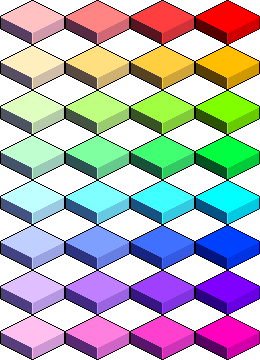
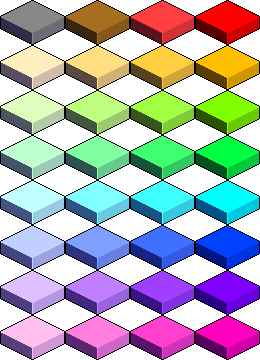
Layered file, before and after one edit (260px x 360px). Changes by layer:
pixels changed over [1, 1, 129, 44] (layer not identified)
